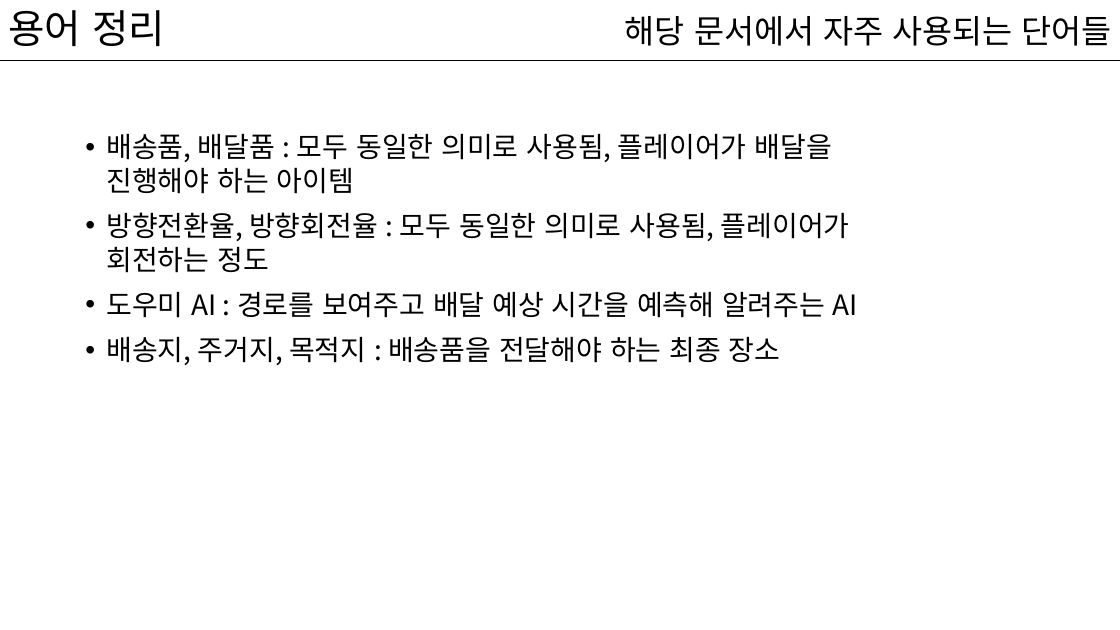
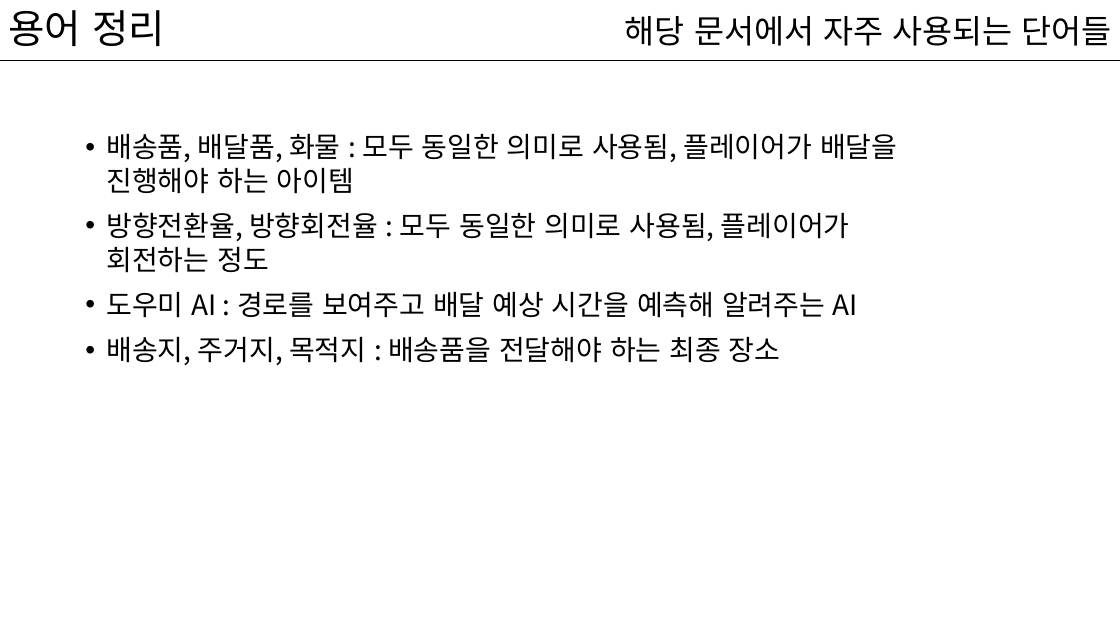
Before and after one commit to kwakyerin/2026_Graduation_Project, a slide deck: slide 2 of documents/HyunahKwon/design/designing/for_teammates/배트와 달트_기획서.pptx. Drawn at 1120x630 pixels with LibreOffice and Linux fonts; fonts in the diff are those of the drawing. Boxes give left, top, right and bottom in pixels: in the first picture for what was removed or moved away, otherwise in the second. Text is boxed around its words. In the diff, an @@ line names an element or a change of style, - is before the commit and + after.

```diff
--- a/documents/HyunahKwon/design/designing/for_teammates/배트와 달트_기획서.pptx
+++ b/documents/HyunahKwon/design/designing/for_teammates/배트와 달트_기획서.pptx
@@ text at (106,133,897,194): text changed @@
-• 배송품, 배달품 : 모두 동일한 의미로 사용됨, 플레이어가 배달을
-  진행해야 하는 아이템
+• 배송품, 배달품, 화물 : 모두 동일한 의미로 사용됨, 플레이어가 배달을
+  진행해야 하는 아이템
```
Also in this commit, not shown: 27 other slides changed, 1 slide added, 3 other files.
